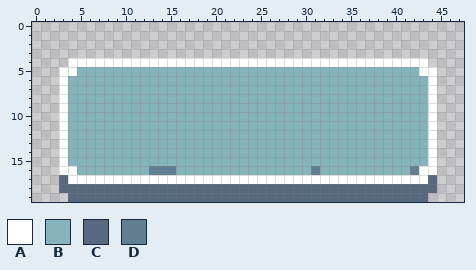
Pixel-art file, stored at assets/art/button_hover_regular.aseprite. This is how it looked before the edit.
48x20 pixels, 1 frame.
Palette (. is transparent): A #ffffff  B #86b4bb  C #57697f  D #607f90
Pixels before, first column x 3:
 4 .AAAAAAAAAAAAAAAAAAAAAAAAAAAAAAAAAAAAAAAA.
 5 AABBBBBBBBBBBBBBBBBBBBBBBBBBBBBBBBBBBBBBAA
 6 ABBBBBBBBBBBBBBBBBBBBBBBBBBBBBBBBBBBBBBBBA
 7 ABBBBBBBBBBBBBBBBBBBBBBBBBBBBBBBBBBBBBBBBA
 8 ABBBBBBBBBBBBBBBBBBBBBBBBBBBBBBBBBBBBBBBBA
 9 ABBBBBBBBBBBBBBBBBBBBBBBBBBBBBBBBBBBBBBBBA
10 ABBBBBBBBBBBBBBBBBBBBBBBBBBBBBBBBBBBBBBBBA
11 ABBBBBBBBBBBBBBBBBBBBBBBBBBBBBBBBBBBBBBBBA
12 ABBBBBBBBBBBBBBBBBBBBBBBBBBBBBBBBBBBBBBBBA
13 ABBBBBBBBBBBBBBBBBBBBBBBBBBBBBBBBBBBBBBBBA
14 ABBBBBBBBBBBBBBBBBBBBBBBBBBBBBBBBBBBBBBBBA
15 ABBBBBBBBBBBBBBBBBBBBBBBBBBBBBBBBBBBBBBBBA
16 AABBBBBBBBDDDBBBBBBBBBBBBBBBDBBBBBBBBBBDAA
17 CAAAAAAAAAAAAAAAAAAAAAAAAAAAAAAAAAAAAAAAAC
18 CCCCCCCCCCCCCCCCCCCCCCCCCCCCCCCCCCCCCCCCCC
19 .CCCCCCCCCCCCCCCCCCCCCCCCCCCCCCCCCCCCCCCC.
New version:
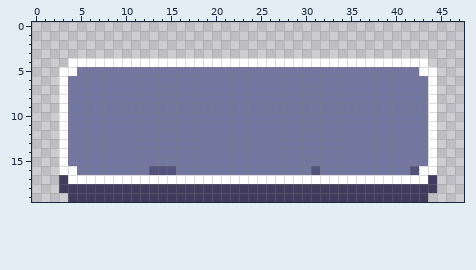
Commit: feat(assets): new UI assets for combat scene, including buttons
Diff:
colour B: #86b4bb -> #7377a0
colour C: #57697f -> #413c5d
colour D: #607f90 -> #53527a
